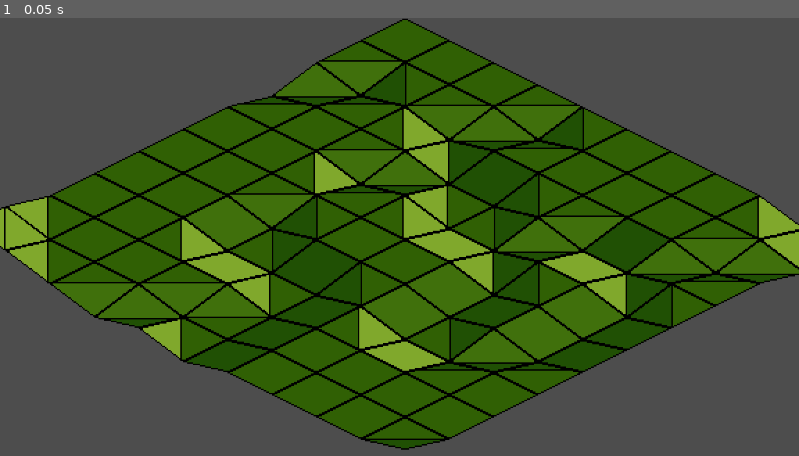
Above: before the commit, frame 1.
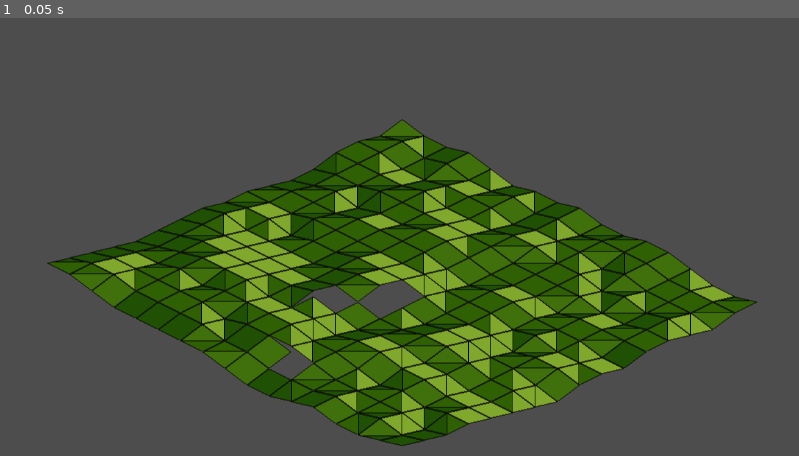
Above: after the commit, the same moment.

Repository: aligator/height-tile-map-godot
Game: Godot game, scene res://world.tscn
Two runs of this game, one before a commit and one after it. Both use one fixed random seed, a clock stepped at 60 frames per second and the inputs below.
Inputs:
- Up to frame 1 (0.05 s): no input

The runs differ from the first frame. In frame 1, 44% of the frame differs, in the area x 0-100%, y 0-99%.

Commit message:
Try to fix the diamond square generator

Diff:
--- a/heightTileMap/HeightTileMap.gd
+++ b/heightTileMap/HeightTileMap.gd
@@ -16,9 +16,10 @@
 
 # Called when the node enters the scene tree for the first time.
 func _ready():
-	if heights.size() == 0:
-		var rand = RandomNumberGenerator.new()
-		heights = DiamondSquare.generate(size+1, 0.5, max_height-1, rand)
+	assert(size % 2 == 0, "size must be a power of 2")
+
+	var rand = RandomNumberGenerator.new()
+	heights = DiamondSquare.generate(size+1, 1, max_height-1, rand)
 
 	# print the map line by line
 	for y in range(heights.size()):
--- a/project.godot
+++ b/project.godot
@@ -13,8 +13,3 @@
 config/name="TTDmap"
 run/main_scene="res://world.tscn"
 config/features=PackedStringArray("4.0", "Forward Plus")
-config/icon="res://icon.svg"
-
-[rendering]
-
-textures/canvas_textures/default_texture_filter=0
--- a/scripts/diamondSquare.gd
+++ b/scripts/diamondSquare.gd
@@ -1,6 +1,13 @@
 extends Node
 
 class_name DiamondSquare
+
+static func _get_or(map: Array[Array], x, y, default):
+	if x < 0 or x >= map.size():
+		return default
+	if y < 0 or y >= map[0].size():
+		return default
+	return map[x][y]
 
 # generate a height map as a two dimensional array out of integers.
 static func generate(size: int, roughness: float, max_height: float, rand: RandomNumberGenerator) -> Array[Array]:
@@ -18,8 +25,7 @@
 	map[0][size-1] = rand.randf_range(0, max_height)
 	map[size-1][size-1] = rand.randf_range(0, max_height)
 
-	# Error if not Pow of 2
-
+	# Error if Pow of 2
 	assert(size % 2 != 0, "size must not be a power of 2")
 
 	var side_length: int = size - 1
@@ -75,9 +81,56 @@
 				lowest = map[x][y]
 			if map[x][y] > highest:
 				highest = map[x][y]
+
 	for x in range(0, size):
 		for y in range(0, size):
-			map[x][y] = roundi((map[x][y] - lowest) / (highest - lowest) * max_height)
+			var new_height = roundi((map[x][y] - lowest) / (highest - lowest) * max_height)
+			map[x][y] = new_height
+
+	# Do some plausi checks and fix the map if necessary
+	for x in range(0, size):
+		for y in range(0, size):
+			var new_height = map[x][y]
+			# determine the min and max height for each point.
+			# * Adjacent points should not differ by more than 1
+			# * Corner points should not differ by more than 2
+
+			var straight: Array = [
+				_get_or(map, x, y-1, -1),
+				_get_or(map, x, y+1, -1),
+				_get_or(map, x-1, y, -1),
+				_get_or(map, x+1, y, -1)
+			].filter(func(number): return number != -1)
+
+			var tile_min = min(straight.max()-1, 0)
+			var tile_max = min(straight.min()+1, max_height)
+
+			var diagonal: Array = [
+				_get_or(map, x-1, y-1, -1),
+				_get_or(map, x+1, y-1, -1),
+				_get_or(map, x-1, y+1, -1),
+				_get_or(map, x+1, y+1, -1)
+			].filter(func(number): return number != -1)
+
+			var diagonal_tile_min = max(diagonal.max()-2, 0)
+			var diagonal_tile_max = min(diagonal.min()+2, max_height)
+
+			tile_min = max(0, tile_min, diagonal_tile_min)
+			tile_max = min(max_height, tile_max, diagonal_tile_max)
+
+			if new_height < tile_min:
+				new_height = tile_min
+			if new_height > tile_max:
+				new_height = tile_max
+
+			map[x][y] = new_height
+
+	# Print the map line by line
+	for y in range(0, size):
+		var line = ""
+		for x in range(0, size):
+			line += str(map[x][y]) + " "
+		print(line)
 
 	# Return the map
 	return map
--- a/world.tscn
+++ b/world.tscn
@@ -44,8 +44,7 @@
 layer_0/tile_data = PackedInt32Array(-458744, 786432, 0, -458742, 786432, 0, -458743, 786432, 0, -458745, 786432, 0)
 
 [node name="HeightTileMap2" parent="." instance=ExtResource("2_k0jk2")]
-max_height = 4
+size = 16
 
 [node name="Camera2D" type="Camera2D" parent="."]
 position = Vector2(28, 162)
-zoom = Vector2(2, 2)
Binary file added: example_map.png
Not shown, added: example_map.png.import
Not shown, changed: README.md
